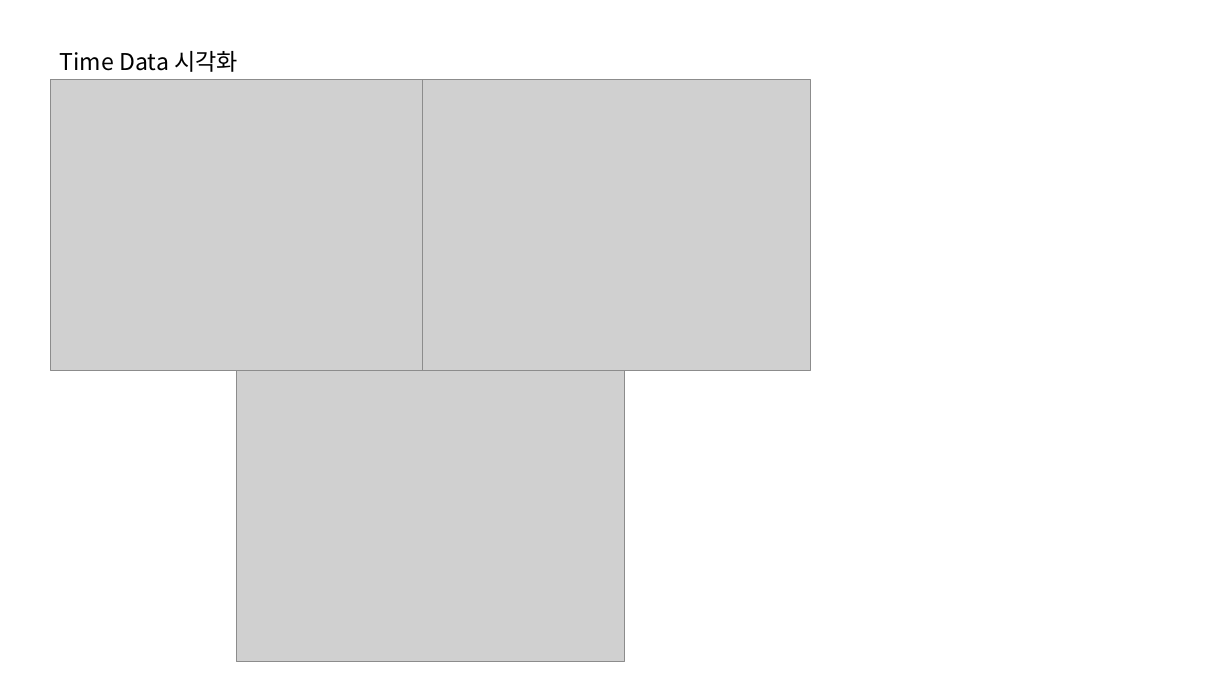
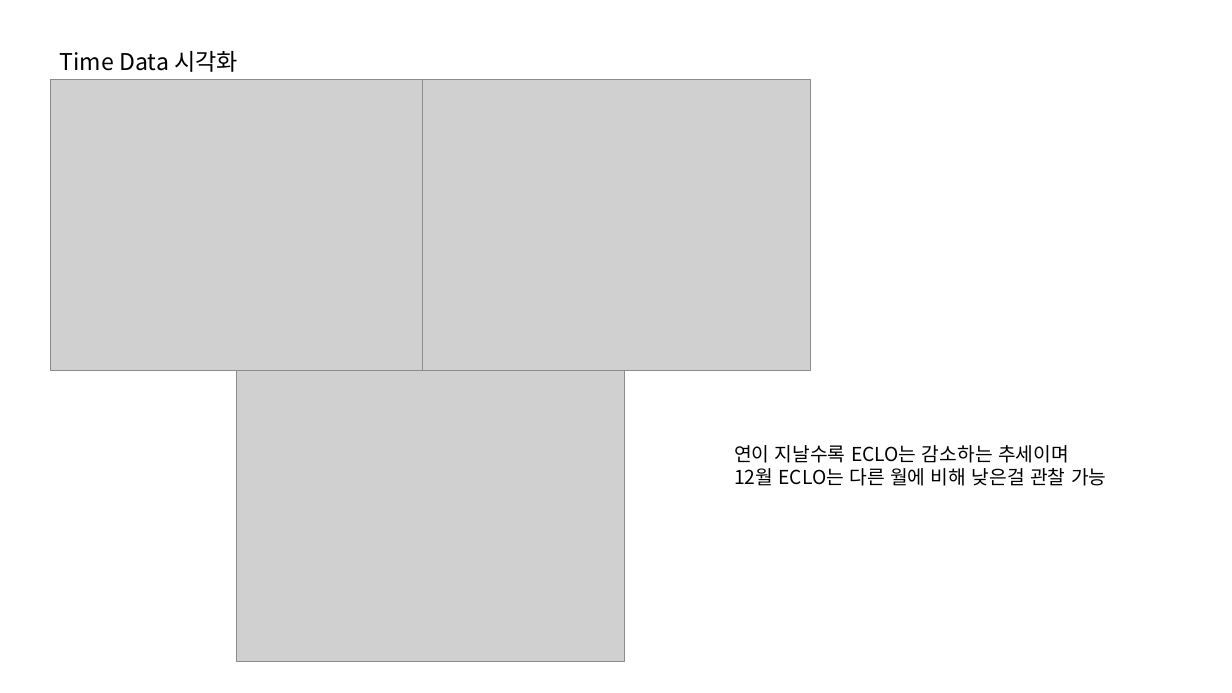
Before and after one commit to vvvjh112/DACON_Practice, a slide deck: slide 4 of Daegu/보고서/대구교통사고 예측.pptx. Drawn at 1232x693 pixels with LibreOffice and Linux fonts; fonts in the diff are those of the drawing; grey boxes stand for pictures. Boxes give left, top, right and bottom in pixels: in the first picture for what was removed or moved away, otherwise in the second. Text is boxed around its words. In the diff, an @@ line names an element or a change of style, - is before the commit and + after.

```diff
--- a/Daegu/보고서/대구교통사고 예측.pptx
+++ b/Daegu/보고서/대구교통사고 예측.pptx
@@ text added at <box>734,445,1106,486</box>, 15 pt, text #000000 @@
+연이 지날수록 ECLO는 감소하는 추세이며
+12월 ECLO는 다른 월에 비해 낮은걸 관찰 가능
```
Also in this commit, not shown: 1 other slide changed, 6 slides added, 2 other files.
